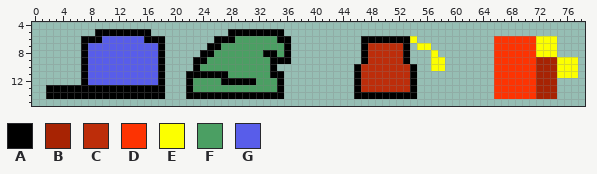
Two versions of one sprite sheet, Assets/Sprites/hats.png. Above: the version before the commit.
The file is 80x40 pixels. Shown: x 0..78, y 4..15.
Palette (. is transparent): A #000000  B #a72303  C #bd2d0a  D #fd3302  E #fcff00  F #4b9f63  G #585dea
Pixels before, first column x 2:
 5 .......AAAAAAAA...........AAAAAAAA..........................................
 6 .....AAAGGGGGGAAA.......AAAFFFFFFAA..........AAAAAAAE...........DDDDDDEEE...
 7 .....AGGGGGGGGGGA......AAFFFFFFFFFA..........ACCCCCA.EE.........DDDDDDEEE...
 8 .....AGGGGGGGGGGA.....AAFFFFFFFAAFA..........ACCCCCA...E........DDDDDDEEE...
 9 .....AGGGGGGGGGGA....AAFFFFFFFFFAAA..........ACCCCCA...EE.......DDDDDDBBBEEE
10 .....AGGGGGGGGGGA....AFFFFFFFFFFA...........ACCCCCCCA..EE.......DDDDDDBBBEEE
11 .....AGGGGGGGGGGA...AAAAAAFFFFFFAA..........ACCCCCCCA...........DDDDDDBBBEEE
12 .....AGGGGGGGGGGA...AFFFFAAAAAFFFA..........ACCCCCCCA...........DDDDDDBBB...
13 AAAAAAAAAAAAAAAAA...AFFFFFFFFFFFFA..........ACCCCCCCA...........DDDDDDBBB...
14 AAAAAAAAAAAAAAAAA...AAAAAAAAAAAAAA..........AAAAAAAAA...........DDDDDDBBB...
And afterwards:
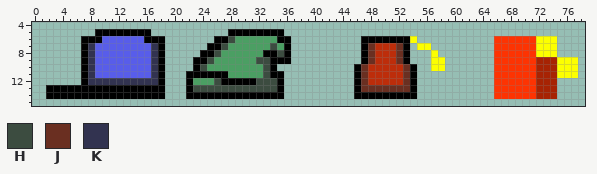
Colours new in this view: H #3c4c40  J #6a2f21  K #323350
From the commit log: Новые более объекмные шапки
Changes in this commit:
Changed rows in their new state; - is an unchanged pixel.
first column x 8:
 6 --------------------H-------------------------
 7 K--------K---------H------H-------------J---J-
 8 K--------K--------H--------H------------J---J-
 9 K--------K-------H------HH--------------J---J-
10 K--------K------H--------H-------------J-----J
11 K--------K---------------H-------------J-----J
12 KKKKKKKKKK--------H-----HHH------------J-----J
13 ---------------HHHHHHHHHHHH------------JJJJJJJ
Boxes around the changes in both pictures, in picture pixels (x1, y1, x2, y2):
changed: (193, 36, 284, 92)
changed: (88, 43, 158, 85)
changed: (361, 43, 410, 92)
